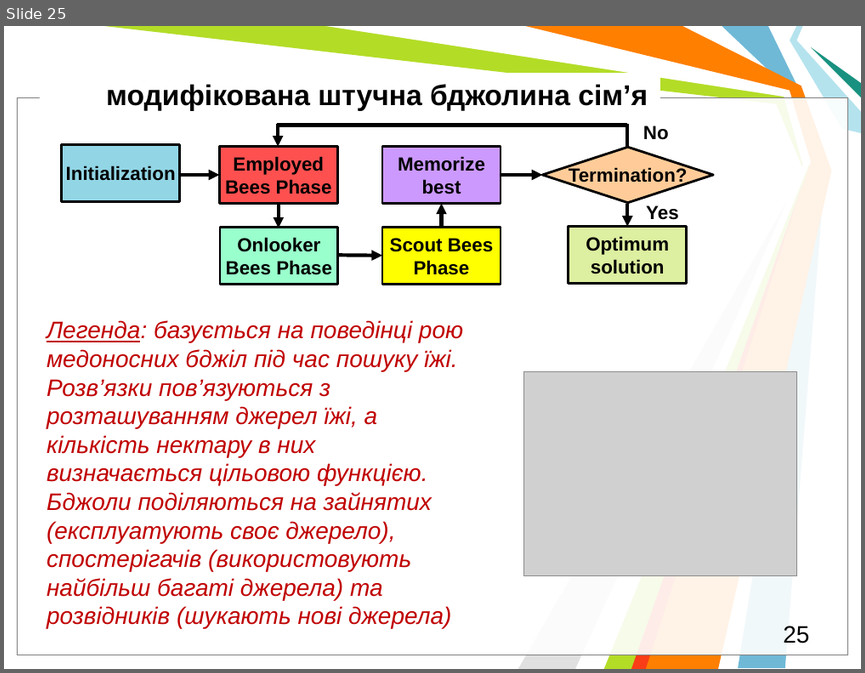
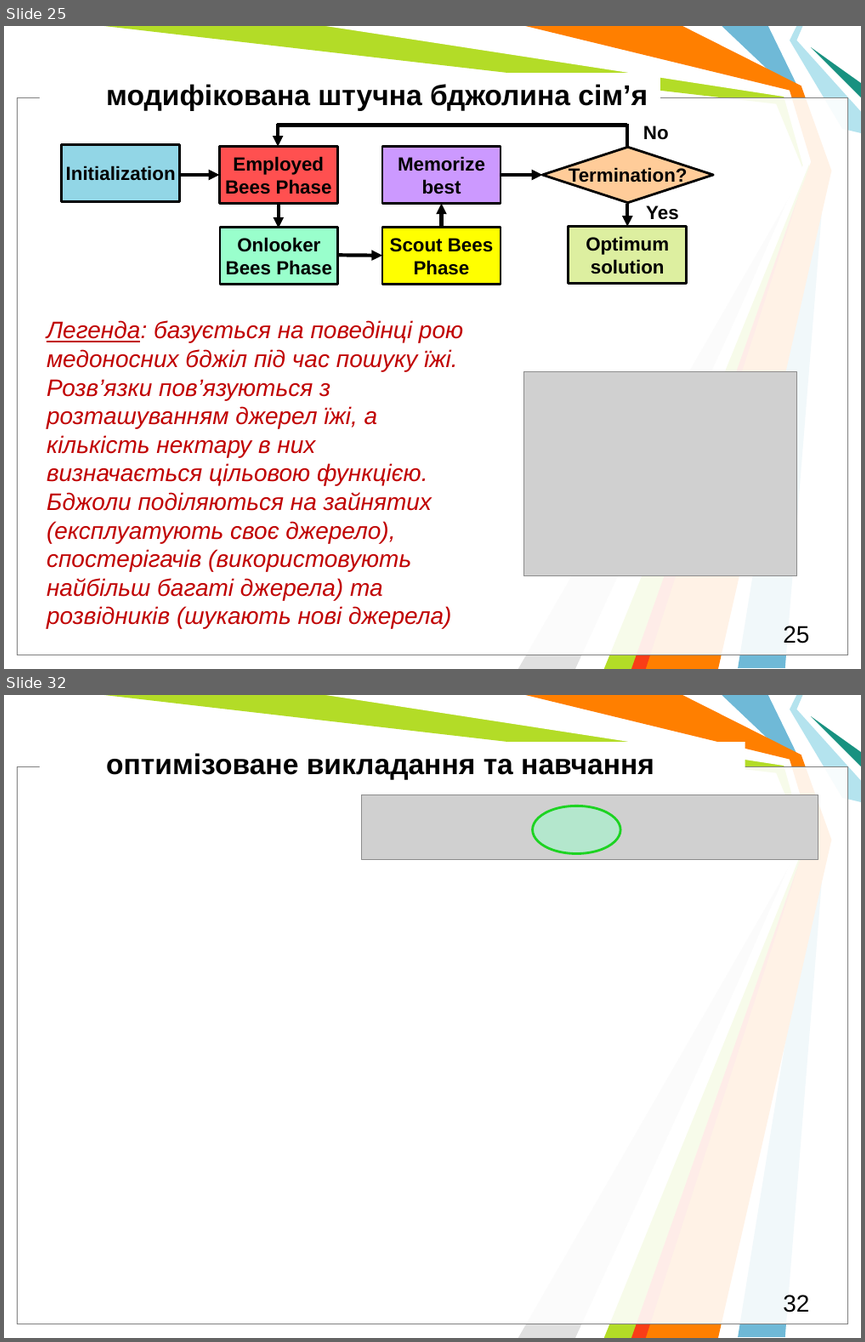
Before and after one commit to l432/NMK, a slide deck: Lecture/DAAD/DAAD_MetaH.pptm. Shown one above the other, each under a label of ours: slide 25 before the commit, slides 25 and 32 after it; the slides between them are not shown. The pictures are 865x673 and 865x1342 pixels, drawn with LibreOffice and Linux fonts; fonts in the diff are those of the drawing; grey boxes stand for pictures; background and template pictures are left out. Boxes give left, top, right and bottom in pixels: in the first picture for what was removed or moved away, otherwise in the second. Text is boxed around its words. In the diff, an @@ line names an element or a change of style, - is before the commit and + after.

```diff
--- a/Lecture/DAAD/DAAD_MetaH.pptm
+++ b/Lecture/DAAD/DAAD_MetaH.pptm
@@ slide 32 added at box(4, 695, 861, 1338), background #FFFFFF; not listed: 11 template elements that a slide beside it also shows @@
@@ text added at box(106, 753, 654, 780), 24 pt, text #000000, bold @@
+оптимізоване викладання та навчання
@@ picture added at box(362, 794, 818, 860) @@
@@ ellipse added at box(533, 805, 621, 853), fill #99FFCC at 50% opacity, outline #1DD322 2 pt @@
@@ page number added at box(783, 1294, 809, 1312), 20 pt, text #000000 @@
+32
```
Also in this commit, not shown: 3 slides changed, 3 other slides added, 1 slide removed, 1 other file.
